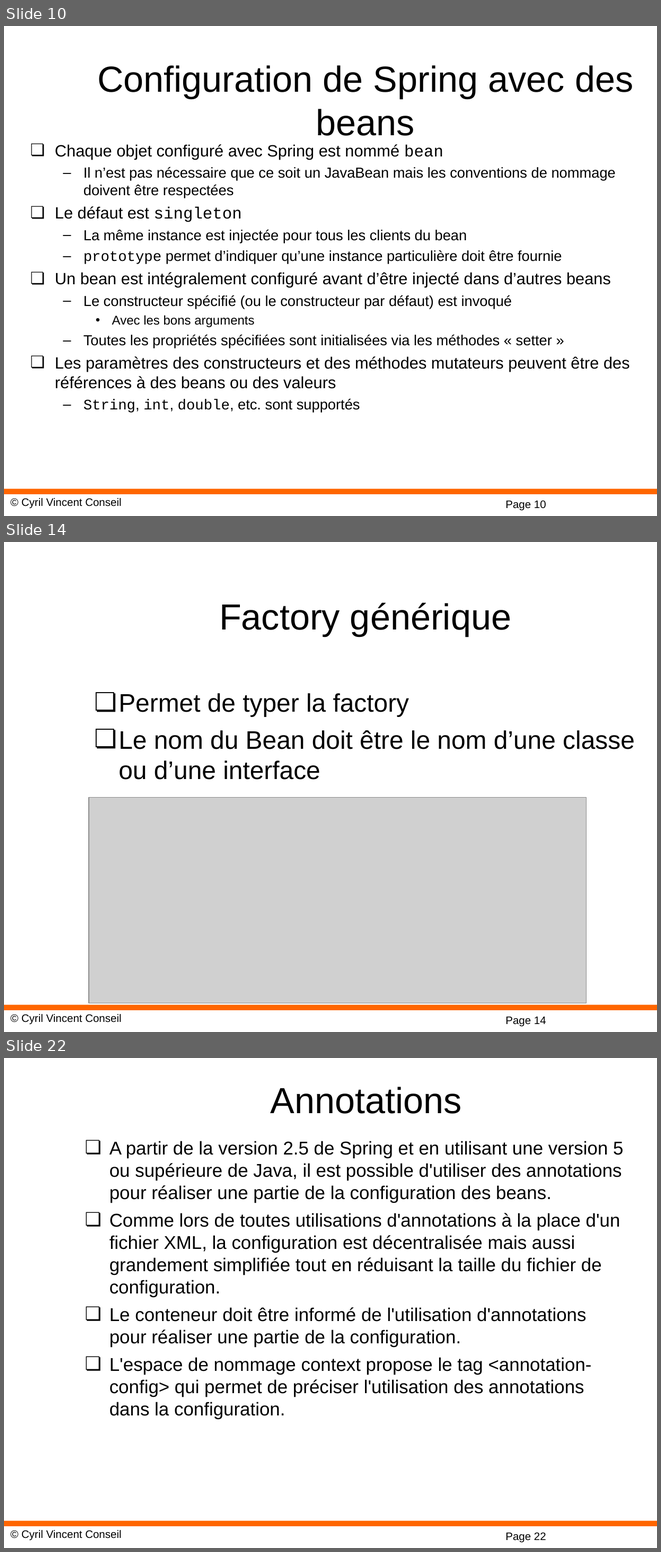
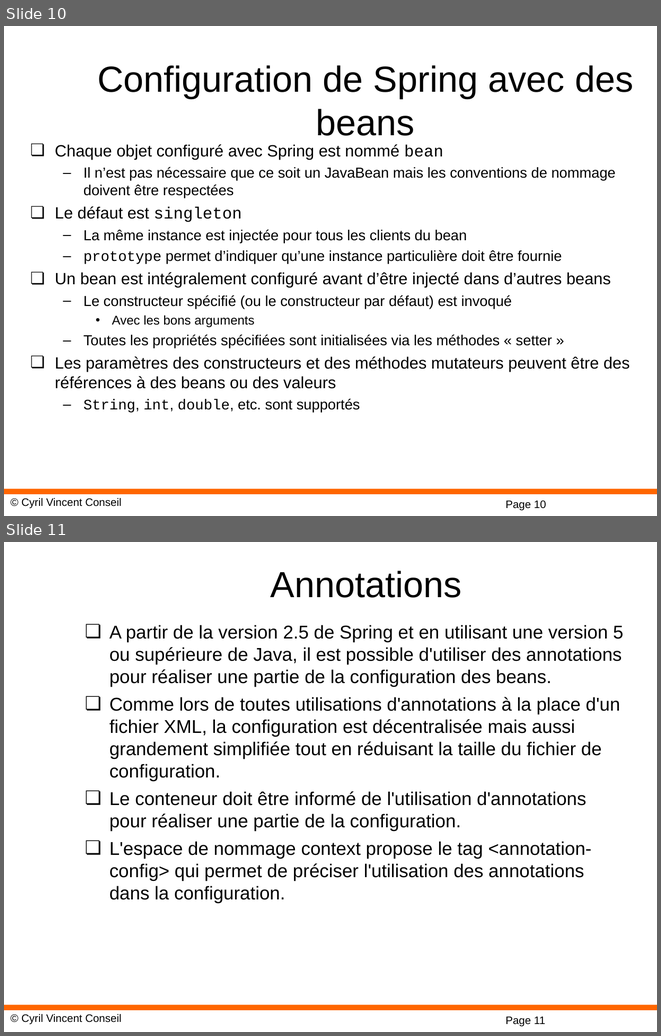
Before and after one commit to cyrilvincent/spring, a slide deck: ppt/04-IoC.ppt. Shown one above the other, each under a label of ours: slides 10, 14 and 22 before the commit, slides 10 and 11 after it; the slides between them are not shown. The pictures are 661x1552 and 661x1036 pixels, drawn with LibreOffice and Linux fonts; fonts in the diff are those of the drawing; grey boxes stand for pictures; background and template pictures are left out. Boxes give left, top, right and bottom in pixels: in the first picture for what was removed or moved away, otherwise in the second. Text is boxed around its words. In the diff, an @@ line names an element or a change of style, - is before the commit and + after.

```diff
--- a/ppt/04-IoC.ppt
+++ b/ppt/04-IoC.ppt
@@ slide 14 removed at box(4, 542, 657, 1032), background #FFFFFF; not listed: 3 template elements that a slide beside it also shows @@
@@ title removed at box(219, 602, 511, 636) @@
-Factory générique
@@ text removed at box(118, 693, 635, 779) @@
-❏ Permet de typer la factory
-❏ Le nom du Bean doit être le nom d’une classe ou d’une interface
@@ picture removed at box(89, 797, 586, 1003) @@
@@ what was slide 22 is now slide 11 @@
@@ page number at box(505, 1016, 545, 1026): text changed @@
-Page 22
+Page 11
```
Also in this commit, not shown: 2 slides changed, 12 other slides removed, 14 other files.
